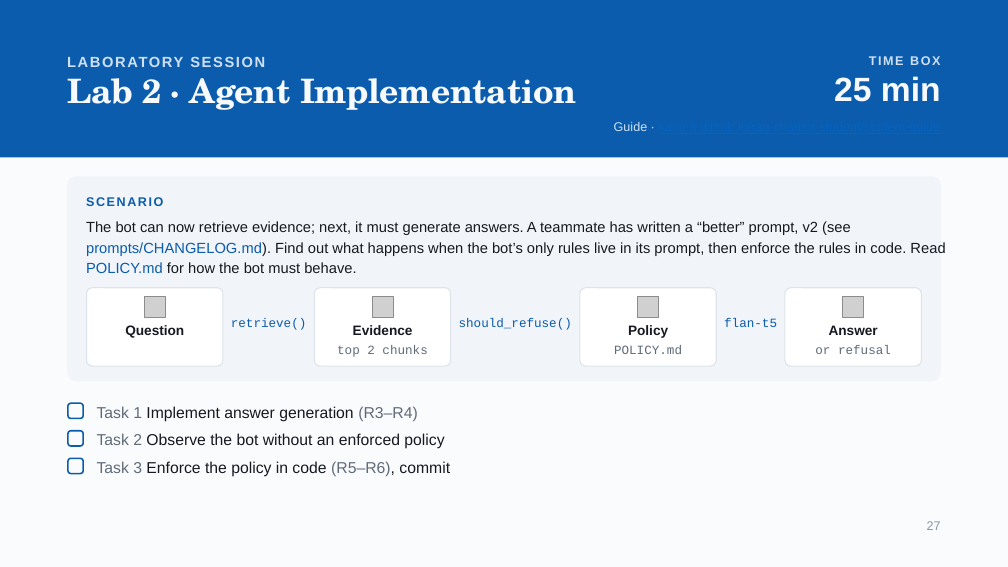
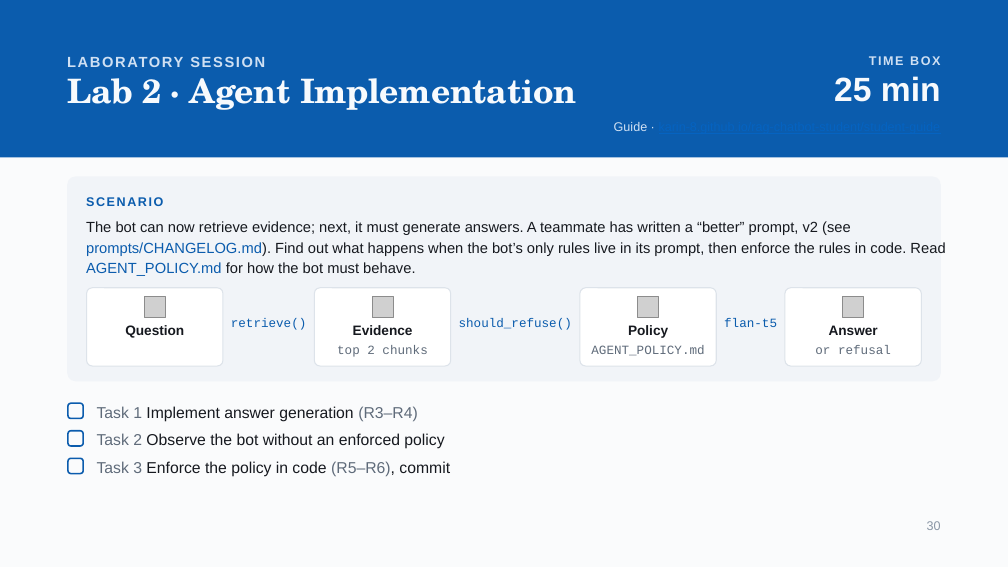
Before and after one commit to karin-8/rag-chatbot-student, a slide deck: slide 30 of student-guide/RAG in Production.pptx (slide 27 before the commit). Drawn at 1008x567 pixels with LibreOffice and Linux fonts; fonts in the diff are those of the drawing; grey boxes stand for pictures; background and template pictures are left out. Boxes give left, top, right and bottom in pixels: in the first picture for what was removed or moved away, otherwise in the second. Text is boxed around its words. In the diff, an @@ line names an element or a change of style, - is before the commit and + after.

```diff
--- a/student-guide/RAG in Production.pptx
+++ b/student-guide/RAG in Production.pptx
@@ text at box(86, 221, 945, 276): text changed @@
-The bot can now retrieve evidence; next, it must generate answers. A teammate has written a “better” prompt, v2 (see prompts/CHANGELOG.md). Find out what happens when the bot’s only rules live in its prompt, then enforce the rules in code. Read POLICY.md for how the bot must behave.
+The bot can now retrieve evidence; next, it must generate answers. A teammate has written a “better” prompt, v2 (see prompts/CHANGELOG.md). Find out what happens when the bot’s only rules live in its prompt, then enforce the rules in code. Read AGENT_POLICY.md for how the bot must behave.
@@ text at box(591, 345, 704, 356): text changed @@
-POLICY.md
+AGENT_POLICY.md
@@ text at box(927, 521, 941, 530): text changed @@
-27
+30
```
Also in this commit, not shown: 52 other slides changed, 6 slides added, 1 slide removed.
